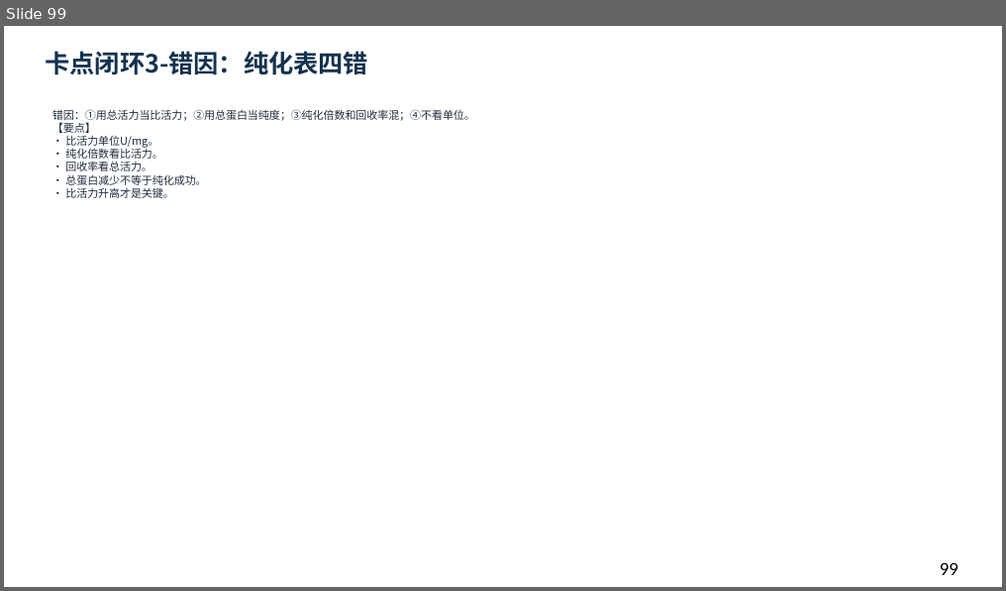
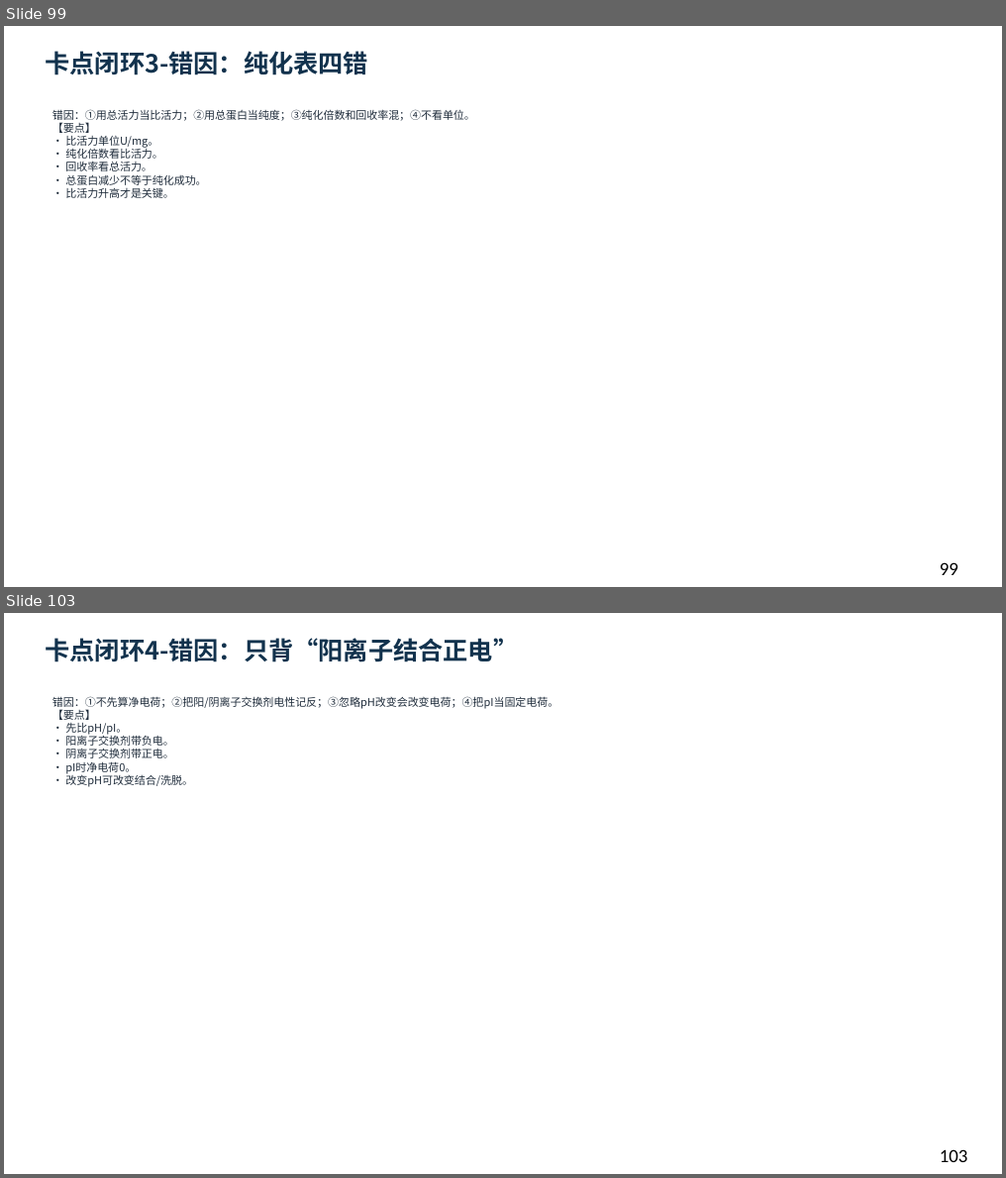
Before and after one commit to newkan-li/Biochemistry, a slide deck: downloads/bc05-ai-style.pptx. Shown one above the other, each under a label of ours: slide 99 before the commit, slides 99 and 103 after it; the slides between them are not shown. The pictures are 1006x591 and 1006x1178 pixels, drawn with LibreOffice and Linux fonts; fonts in the diff are those of the drawing. Boxes give left, top, right and bottom in pixels: in the first picture for what was removed or moved away, otherwise in the second. Text is boxed around its words. In the diff, an @@ line names an element or a change of style, - is before the commit and + after.

```diff
--- a/downloads/bc05-ai-style.pptx
+++ b/downloads/bc05-ai-style.pptx
@@ slide 103 added at <box>4,613,1002,1174</box>, background #FFFFFF @@
@@ text added at <box>45,638,518,663</box>, 24 pt, text #12324D, bold @@
+卡点闭环4-错因：只背“阳离子结合正电”
@@ text added at <box>53,696,558,787</box>, 10.5 pt, text #202D3C @@
+错因：①不先算净电荷；②把阳/阴离子交换剂电性记反；③忽略pH改变会改变电荷；④把pI当固定电荷。
+【要点】
+• 先比pH/pI。
+• 阳离子交换剂带负电。
+• 阴离子交换剂带正电。
+• pI时净电荷0。
+• 改变pH可改变结合/洗脱。
@@ text added at <box>940,1150,968,1162</box>, 18 pt, text #000000 @@
+103
```
Also in this commit, not shown: 1 slide changed, 7 other slides added, 22 other files.
